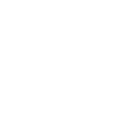
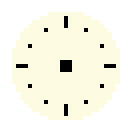
Two versions of the same layered image (128 × 128). Layer-by-layer changes:
added layer "Layer 3" above "Layer 1" over [12, 12, 120, 120]
